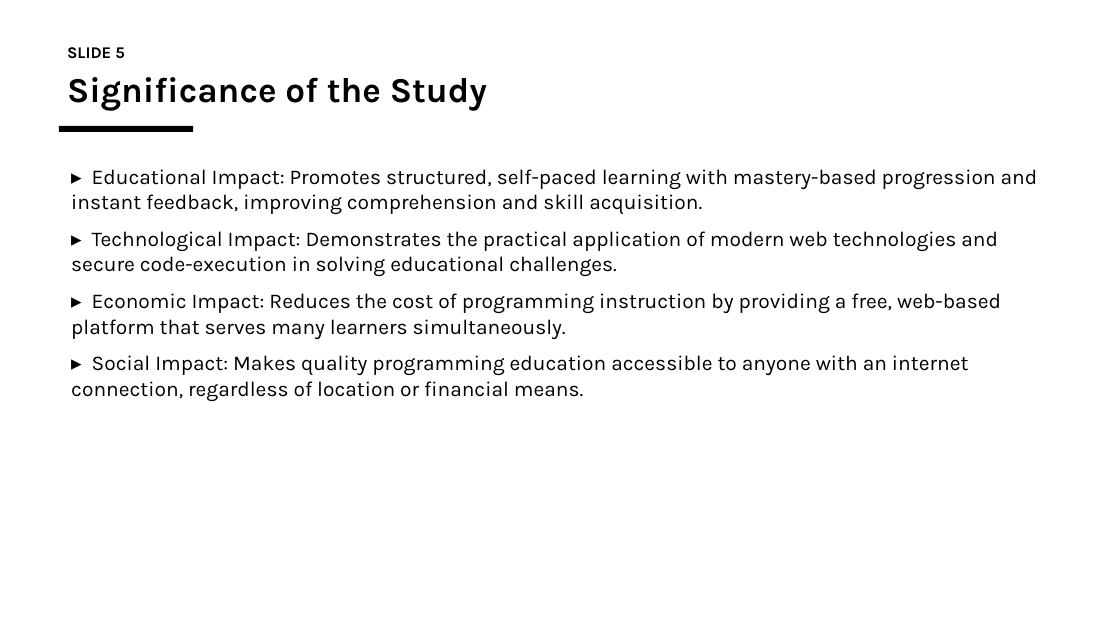
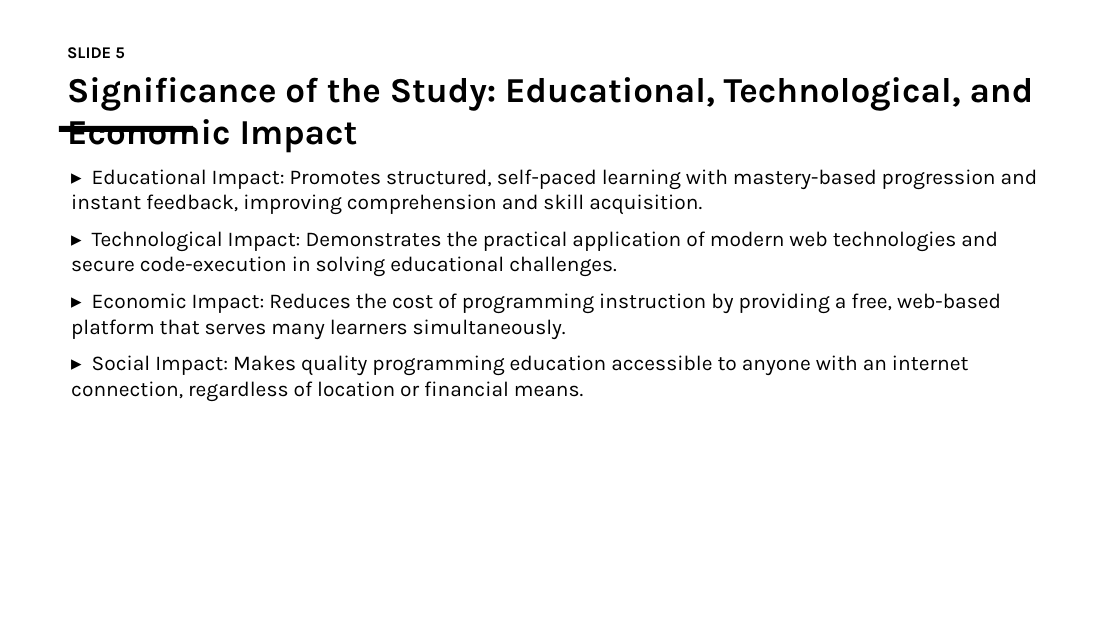
Before and after one commit to charlesfame33-web/IDS, a slide deck: slide 5 of mayor4code_Defence_Slides.pptx. Drawn at 1120x630 pixels with LibreOffice and Linux fonts; fonts in the diff are those of the drawing. Boxes give left, top, right and bottom in pixels: in the first picture for what was removed or moved away, otherwise in the second. Text is boxed around its words. In the diff, an @@ line names an element or a change of style, - is before the commit and + after.

```diff
--- a/mayor4code_Defence_Slides.pptx
+++ b/mayor4code_Defence_Slides.pptx
@@ text at (x1=67, y1=77, x2=1034, y2=153): text changed @@
-Significance of the Study
+Significance of the Study: Educational, Technological, and Economic Impact
```
Also in this commit, not shown: 7 other slides changed, 1 slide added, 1 slide removed, 7 other files.
